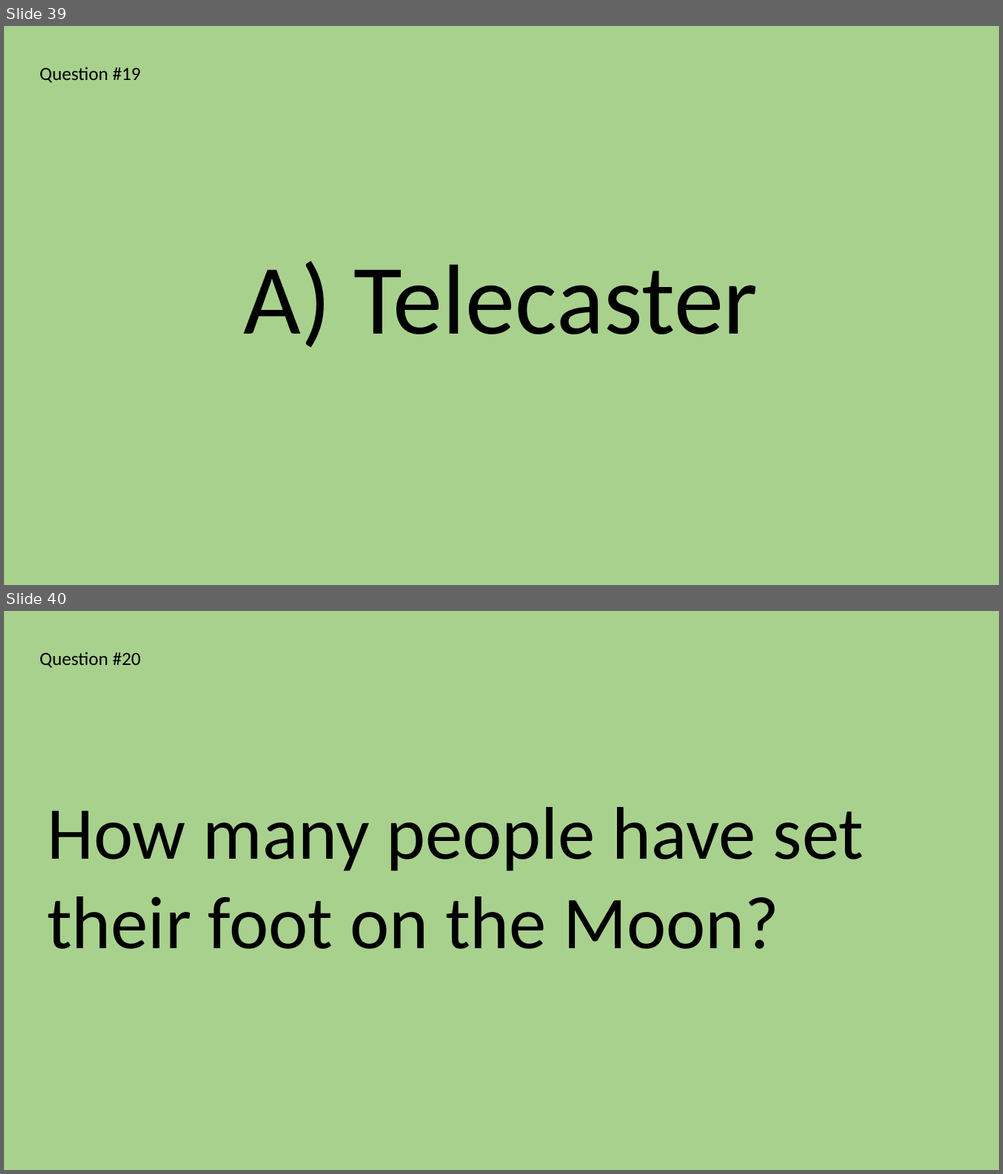
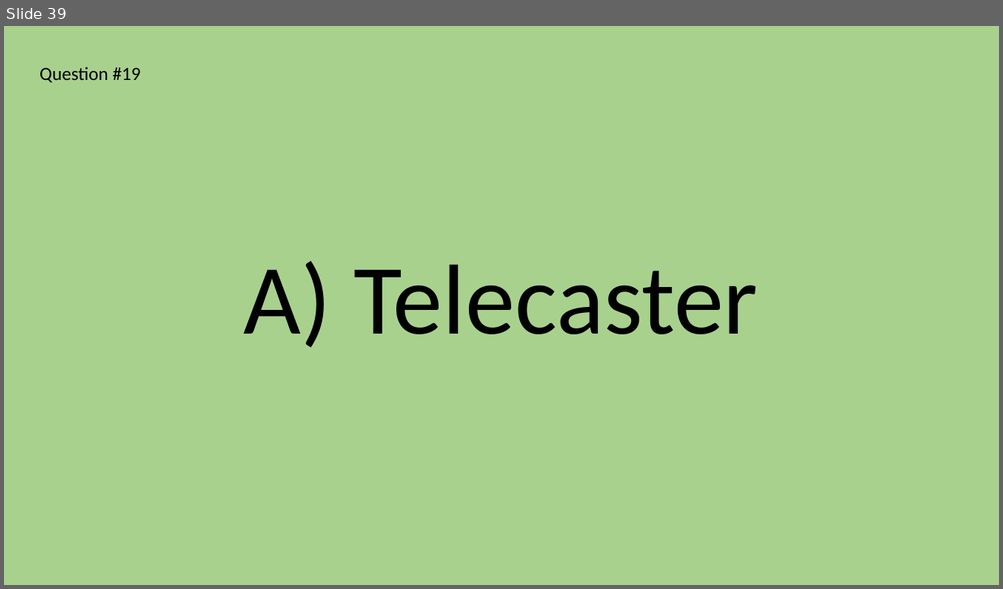
Before and after one commit to abartoha/quiz, a slide deck: MegaQuiz/MegaQuizFinal.pptx. Shown one above the other, each under a label of ours: slides 39 and 40 before the commit, slide 39 after it. The pictures are 1003x1174 and 1003x589 pixels, drawn with LibreOffice and Linux fonts; fonts in the diff are those of the drawing. Boxes give left, top, right and bottom in pixels: in the first picture for what was removed or moved away, otherwise in the second. Text is boxed around its words. In the diff, an @@ line names an element or a change of style, - is before the commit and + after.

```diff
--- a/MegaQuiz/MegaQuizFinal.pptx
+++ b/MegaQuiz/MegaQuizFinal.pptx
@@ slide 40 removed at (x1=4, y1=611, x2=999, y2=1170), background #A9D18E @@
@@ text removed at (x1=40, y1=652, x2=141, y2=668) @@
-Question #20
@@ text removed at (x1=47, y1=807, x2=864, y2=949) @@
-How many people have set their foot on the Moon?
```
Also in this commit, not shown: 6 slides changed, 4 slides added, 1 other slide removed.
